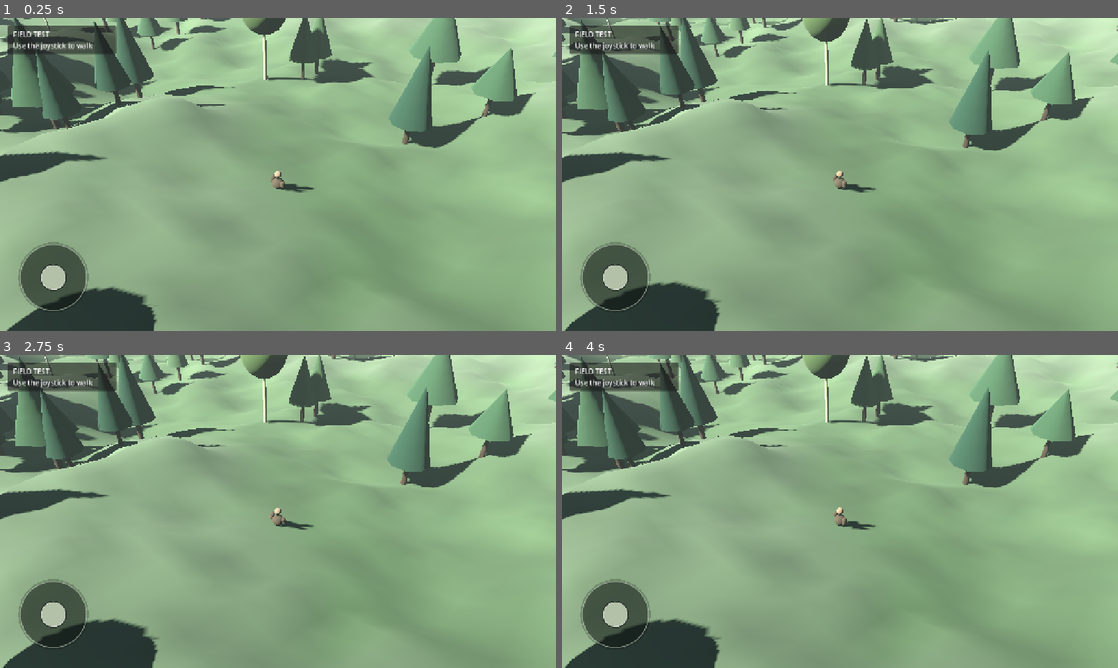
Above: before the commit, frames 1-4 (two rows, left to right).
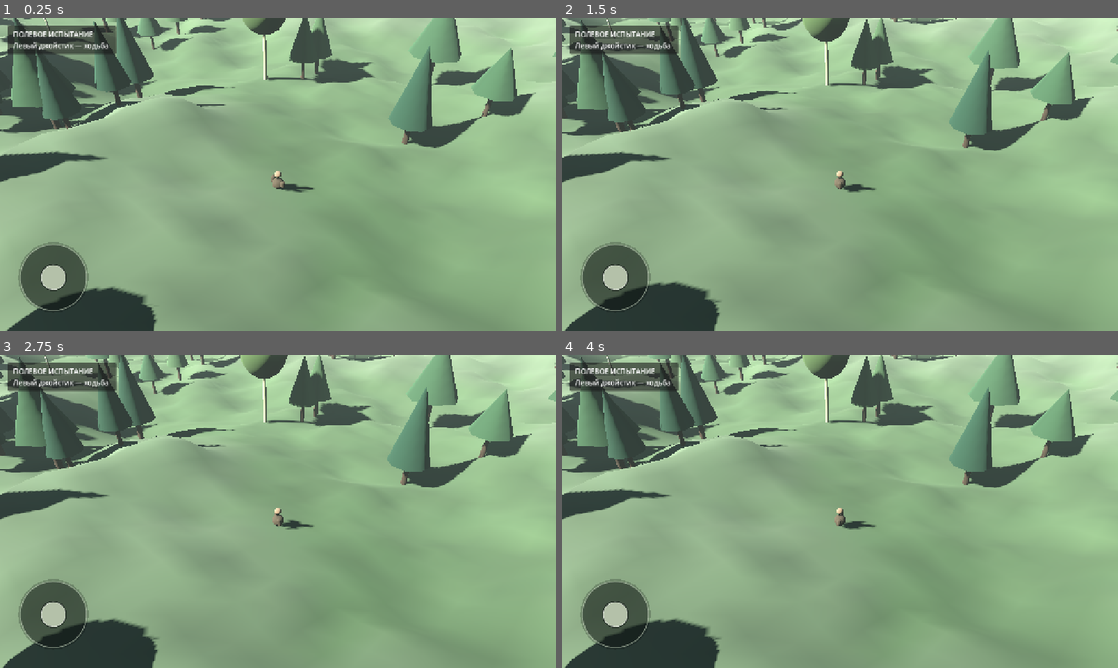
Above: after the commit, the same moments.

Repository: Masuku4129/Game
Game: Godot game, scene res://scenes/main.tscn
Two runs of this game, one before a commit and one after it. Both use one fixed random seed, a clock stepped at 60 frames per second and the inputs below.
Inputs (mouse positions are in pixels of both pictures, inside the frame that each line leads up to):
- Up to frame 1 (0.25 s): no input
- Up to frame 2 (1.5 s): drag from (617, 277) to (895, 105) at 0.52 s; drag from (728, 190) to (812, 237) at 1.27 s
- Up to frame 3 (2.75 s): tap Enter at 2 s; move the mouse to (333, 442) at 2.02 s; hold Right (ui_right) from 2.03 s (still down)
- Up to frame 4 (4 s): release Right (ui_right) at 2.75 s; drag from (812, 574) to (673, 464) at 2.77 s; move the mouse to (1006, 558) at 3.52 s; hold Left (ui_left) from 3.53 s (still down)

The runs differ from the first frame. In frame 1, 0.4% of the frame differs, in the area x 2-20%, y 4-11%; in frame 2, 0.5%; in frame 3, 0.5%, in the area x 2-56%, y 4-56%; in frame 4, 0.5%.

Commit message:
Improve player walking acceleration and facing rotation

Diff:
--- a/scripts/main.gd
+++ b/scripts/main.gd
@@ -4,6 +4,8 @@
 const GRID_CELLS := 144
 const TREE_COUNT := 420
 const PLAYER_SPEED := 5.5
+const PLAYER_ACCELERATION := 22.0
+const PLAYER_DECELERATION := 28.0
 const CAMERA_OFFSET := Vector3(11.5, 12.5, 11.5)
 const CAMERA_FOV := 48.0
 const HUMANOID_RIG = preload("res://scripts/animation/procedural_humanoid.gd")
@@ -255,7 +257,7 @@
 	margin.add_theme_constant_override("margin_top", 8)
 	margin.add_theme_constant_override("margin_bottom", 8)
 	hud_label = Label.new()
-	hud_label.text = "FIELD TEST\nUse the joystick to walk"
+	hud_label.text = "ПОЛЕВОЕ ИСПЫТАНИЕ\nЛевый джойстик — ходьба"
 	margin.add_child(hud_label)
 	panel.add_child(margin)
 	layer.add_child(panel)
@@ -288,8 +290,12 @@
 		direction.y = 0.0
 		direction = direction.normalized()
 
-	player.velocity.x = direction.x * PLAYER_SPEED
-	player.velocity.z = direction.z * PLAYER_SPEED
+	var horizontal_velocity := Vector2(player.velocity.x, player.velocity.z)
+	var target_velocity := Vector2(direction.x, direction.z) * PLAYER_SPEED
+	var response := PLAYER_ACCELERATION if direction.length_squared() > 0.001 else PLAYER_DECELERATION
+	horizontal_velocity = horizontal_velocity.move_toward(target_velocity, response * delta)
+	player.velocity.x = horizontal_velocity.x
+	player.velocity.z = horizontal_velocity.y
 	if not player.is_on_floor():
 		player.velocity.y -= 24.0 * delta
 	else:
@@ -301,6 +307,10 @@
 		var ahead := player.position + direction * 1.0
 		slope_ahead = _height_at(ahead.x, ahead.z) - _height_at(player.position.x, player.position.z)
 	player_visual.call("set_motion", horizontal_speed, slope_ahead)
+	if direction.length_squared() > 0.001:
+		# The humanoid rig faces local -Z. Rotate smoothly toward travel direction.
+		var target_yaw := atan2(-direction.x, -direction.z)
+		player_visual.rotation.y = lerp_angle(player_visual.rotation.y, target_yaw, 1.0 - exp(-delta * 12.0))
 
 	var target_position := player.global_position + CAMERA_OFFSET
 	camera.global_position = camera.global_position.lerp(target_position, 1.0 - exp(-delta * 5.5))
